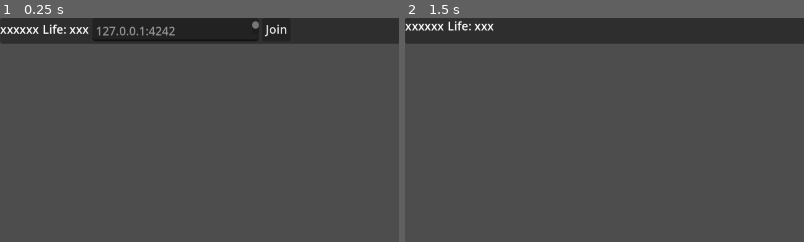
Above: before the commit, frames 1-2 (left to right).
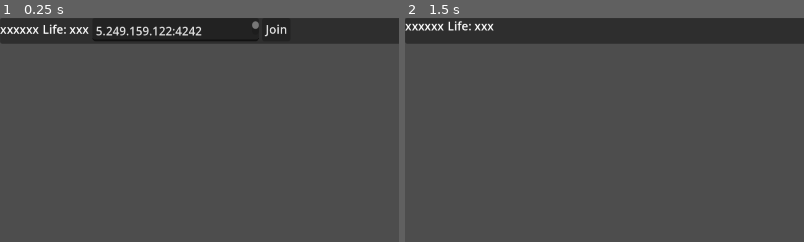
Above: after the commit, the same moments.

Repository: mrosati84/Godot-Multiplayer-Demo
Game: Godot game, scene res://world.tscn
The game is run twice, just before and just after one commit, with the same random seed, the same clock (stepped at 60 frames per second) and the same inputs. The engine's default icon, where the game draws it, is replaced by a stand-in: a white triangle on a blue panel in a dark square.
Inputs (mouse positions are % of the whole screen's width and height, from its top left):
- Up to frame 1 (0.25 s): no input
- Up to frame 2 (1.5 s): tap Enter at 0.5 s; move the mouse to (72, 45) at 0.52 s; hold D (right) 0.53-1.25 s; click (72, 45) at 0.6 s; click "Join" at 1.25 s
The pictures show only the part of the screen within x 0-50%, y 0-50%; the shares and areas given below are measured in that part.

The runs differ from the first frame. In frame 1, 0.7% of the frame differs, in the area x 24-51%, y 3-9%; in frame 2, nothing differs.
Error before the commit: Invalid access of index '1' on a base object of type: 'PackedStringArray'. (res://autoload/network_manager.gd:29)

Commit message:
add autoshooter

Diff:
--- /dev/null
+++ b/autoshooter.gd
@@ -0,0 +1,4 @@
+extends Node
+
+func _on_timer_timeout():
+	ServerFunctions.rpc_id(1, "fire")
--- a/player.tscn
+++ b/player.tscn
@@ -1,8 +1,9 @@
-[gd_scene load_steps=6 format=3 uid="uid://bxmrqru3evcj5"]
+[gd_scene load_steps=7 format=3 uid="uid://bxmrqru3evcj5"]
 
 [ext_resource type="Script" path="res://player.gd" id="1_edrwn"]
 [ext_resource type="Texture2D" uid="uid://b1ee4shhvhdsq" path="res://icon.svg" id="1_r8wow"]
 [ext_resource type="PackedScene" uid="uid://dcbf4v0xgq1cv" path="res://bullet.tscn" id="2_x37em"]
+[ext_resource type="Script" path="res://autoshooter.gd" id="4_kycfp"]
 
 [sub_resource type="RectangleShape2D" id="RectangleShape2D_atqo3"]
 size = Vector2(122, 123)
@@ -35,3 +36,12 @@
 
 [node name="MultiplayerSynchronizer" type="MultiplayerSynchronizer" parent="."]
 replication_config = SubResource("SceneReplicationConfig_f68tc")
+
+[node name="Autoshooter" type="Node" parent="."]
+script = ExtResource("4_kycfp")
+
+[node name="Timer" type="Timer" parent="."]
+wait_time = 0.1
+autostart = true
+
+[connection signal="timeout" from="Timer" to="Autoshooter" method="_on_timer_timeout"]
--- a/ui.tscn
+++ b/ui.tscn
@@ -32,6 +32,7 @@
 custom_minimum_size = Vector2(200, 0)
 layout_mode = 2
 theme_override_font_sizes/font_size = 14
+text = "5.249.159.122:4242"
 placeholder_text = "127.0.0.1:4242"
 
 [node name="Join" type="Button" parent="PanelContainer/GridContainer"]
